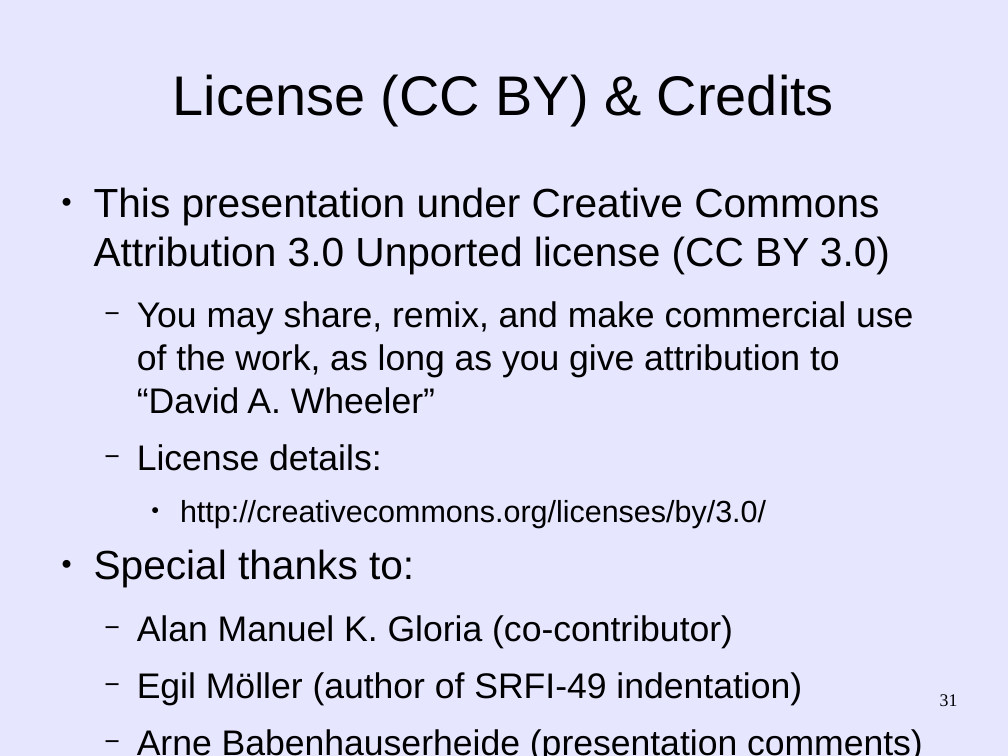
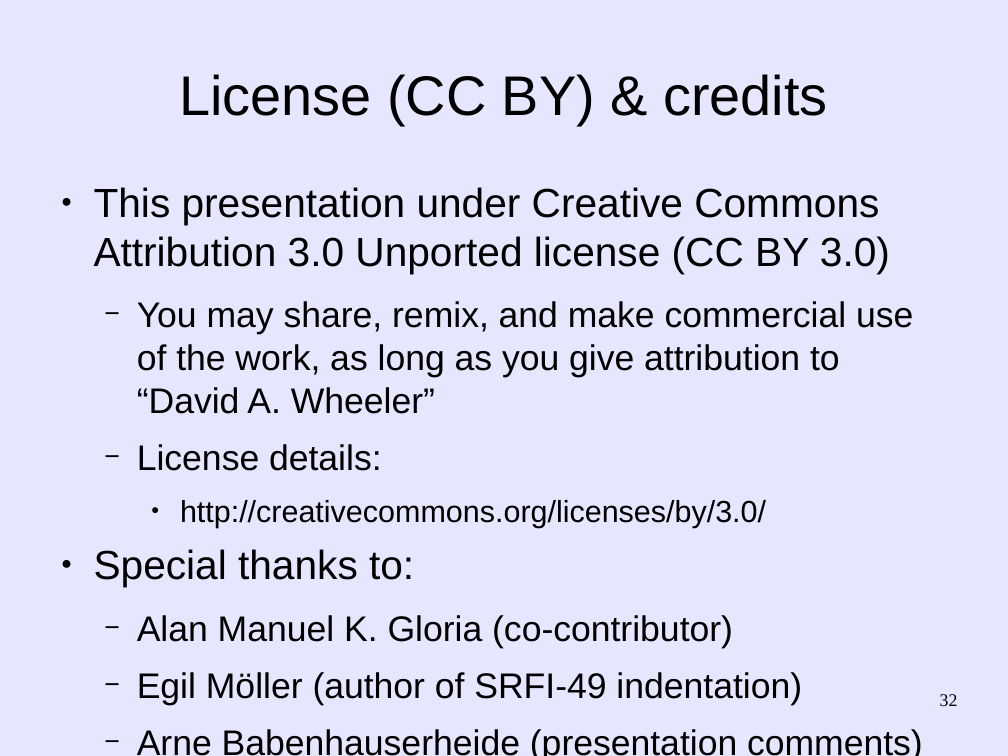
Before and after one commit to martin12333/Readable-Lisp-S-expressions, a slide deck: slide 32 of readable-s-expressions.odp (slide 31 before the commit). Drawn at 1008x756 pixels with LibreOffice and Linux fonts; fonts in the diff are those of the drawing. Boxes give left, top, right and bottom in pixels: in the first picture for what was removed or moved away, otherwise in the second. Text is boxed around its words. In the diff, an @@ line names an element or a change of style, - is before the commit and + after.

```diff
--- a/readable-s-expressions.odp
+++ b/readable-s-expressions.odp
@@ title at [179,74,828,125]: text changed @@
-License (CC BY) & Credits
+License (CC BY) & credits
@@ page number at [940,694,958,706]: text changed @@
-31
+32
```
Also in this commit, not shown: 22 other slides changed, 3 slides added, 2 slides removed.
